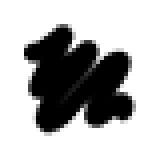
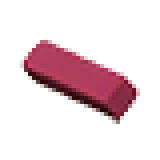
Layered file, before and after one edit (160px x 160px). Changes by layer:
hid "blackbutton" over [left=24, top=24, right=136, bottom=136]
added layer "eraserbutton" above "Layer 1" over [left=20, top=40, right=140, bottom=124]
